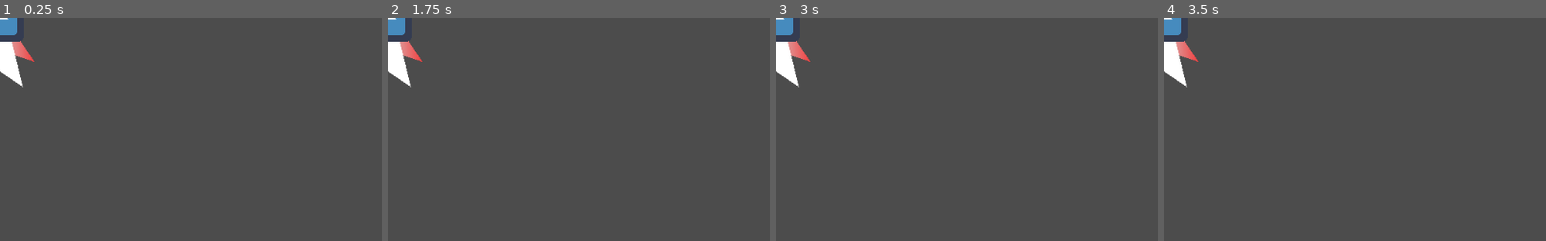
Above: before the commit, frames 1-4 (left to right).
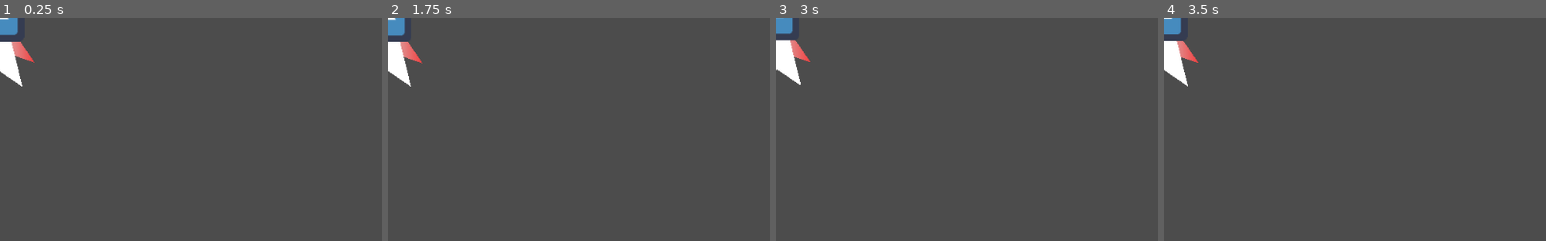
Above: after the commit, the same moments.

Repository: idoleat/Pie-De-Way
Game: Godot game, scene res://Scenes/BaseCharacter.tscn
Same seed, same stepped clock (60 frames per second), same inputs: the game is played once before the commit and once after it. The project has no main scene, so this scene is started directly. The engine's default icon, where the game draws it, is replaced by a stand-in: a white triangle on a blue panel in a dark square.
Inputs:
- Up to frame 1 (0.25 s): no input
- Up to frame 2 (1.75 s): tap Enter at 0.5 s; tap Space at 1.25 s
- Up to frame 3 (3 s): tap Enter at 2.75 s
- Up to frame 4 (3.5 s): no input
The pictures show only the part of the screen within x 0-50%, y 0-50%; the shares and areas given below are measured in that part.

The runs differ from the first frame. In frame 1, 0.1% of the frame differs, in the area x 0-9%, y 0-32%; in frame 2, 0.2%; in frame 3, 0.4%; in frame 4, 0.3%.

Commit message:
Create idle animation for base character

Diff:
--- a/Scenes/BaseCharacter.tscn
+++ b/Scenes/BaseCharacter.tscn
@@ -1,27 +1,113 @@
-[gd_scene load_steps=2 format=2]
+[gd_scene load_steps=6 format=2]
 
 [ext_resource path="res://Assets/icon.png" type="Texture" id=1]
 
+[sub_resource type="Animation" id=1]
+resource_name = "idle"
+length = 4.0
+loop = true
+tracks/0/type = "value"
+tracks/0/path = NodePath(".:position")
+tracks/0/interp = 1
+tracks/0/loop_wrap = true
+tracks/0/imported = false
+tracks/0/enabled = true
+tracks/0/keys = {
+"times": PoolRealArray( 0, 1, 2, 3 ),
+"transitions": PoolRealArray( 1, 1, 1, 1 ),
+"update": 0,
+"values": [ Vector2( -0.368605, -18.1045 ), Vector2( -2.35286, -18.7659 ), Vector2( 0.623522, -18.4352 ), Vector2( 2.60777, -19.758 ) ]
+}
+
+[sub_resource type="Animation" id=3]
+resource_name = "idle"
+length = 2.0
+loop = true
+tracks/0/type = "value"
+tracks/0/path = NodePath(".:position")
+tracks/0/interp = 1
+tracks/0/loop_wrap = true
+tracks/0/imported = false
+tracks/0/enabled = true
+tracks/0/keys = {
+"times": PoolRealArray( 0, 1 ),
+"transitions": PoolRealArray( 1, 1 ),
+"update": 0,
+"values": [ Vector2( 0, 0 ), Vector2( 0, -3 ) ]
+}
+
+[sub_resource type="Animation" id=4]
+resource_name = "idle"
+length = 2.0
+loop = true
+tracks/0/type = "value"
+tracks/0/path = NodePath(".:position")
+tracks/0/interp = 1
+tracks/0/loop_wrap = true
+tracks/0/imported = false
+tracks/0/enabled = true
+tracks/0/keys = {
+"times": PoolRealArray( 0.7, 1.7 ),
+"transitions": PoolRealArray( 1, 1 ),
+"update": 0,
+"values": [ Vector2( 68.75, 0.833328 ), Vector2( 68.75, 2.83333 ) ]
+}
+
+[sub_resource type="Animation" id=2]
+resource_name = "idle"
+length = 4.0
+loop = true
+tracks/0/type = "value"
+tracks/0/path = NodePath(".:position")
+tracks/0/interp = 1
+tracks/0/loop_wrap = true
+tracks/0/imported = false
+tracks/0/enabled = true
+tracks/0/keys = {
+"times": PoolRealArray( 0, 1, 2, 3 ),
+"transitions": PoolRealArray( 1, 1, 1, 1 ),
+"update": 0,
+"values": [ Vector2( 0, 0 ), Vector2( 2.31496, -1.32284 ), Vector2( -1.5433, 1.04724 ), Vector2( -0.771652, -1.87401 ) ]
+}
+
 [node name="Node2D" type="Node2D"]
 
-[node name="Head" type="Sprite" parent="."]
-texture = ExtResource( 1 )
-
 [node name="Body" type="Polygon2D" parent="."]
-position = Vector2( -0.368605, -18.1045 )
+position = Vector2( 1.95718, -19.3243 )
 scale = Vector2( 0.956522, 1 )
 z_index = -1
 polygon = PoolVector2Array( -31.1133, 108.981, -1.05654, 88.9811, 32.4851, 111.064, 13.3185, 36.0644, -12.3823, 39.8144 )
 
+[node name="AnimationPlayer" type="AnimationPlayer" parent="Body"]
+autoplay = "idle"
+anims/idle = SubResource( 1 )
+
 [node name="LeftHand" type="Polygon2D" parent="."]
+position = Vector2( 0, -0.544334 )
 z_index = -2
 color = Color( 0.878431, 0.588235, 0.588235, 1 )
 polygon = PoolVector2Array( -9.71252, 12.9599, -41.7959, 57.1266, -8.46252, 40.8766 )
 vertex_colors = PoolColorArray( 0.878431, 0.588235, 0.588235, 1, 0.909804, 0.254902, 0.254902, 1, 0.878431, 0.588235, 0.588235, 1 )
 
+[node name="AnimationPlayer" type="AnimationPlayer" parent="LeftHand"]
+autoplay = "idle"
+anims/idle = SubResource( 3 )
+
 [node name="RightHand" type="Polygon2D" parent="."]
-position = Vector2( 68.75, 0.833328 )
+position = Vector2( 68.75, 2.14564 )
 z_index = -2
 color = Color( 0.878431, 0.588235, 0.588235, 1 )
 polygon = PoolVector2Array( -55.1292, 10.4599, -53.4625, 47.5432, -22.2125, 58.3766 )
 vertex_colors = PoolColorArray( 0.878431, 0.588235, 0.588235, 1, 0.878431, 0.588235, 0.588235, 1, 0.945098, 0.247059, 0.247059, 1 )
+
+[node name="AnimationPlayer" type="AnimationPlayer" parent="RightHand"]
+autoplay = "idle"
+anims/idle = SubResource( 4 )
+
+[node name="Head" type="Sprite" parent="."]
+position = Vector2( 2.23489, -1.27365 )
+texture = ExtResource( 1 )
+
+[node name="AnimationPlayer" type="AnimationPlayer" parent="Head"]
+autoplay = "idle"
+anims/idle = SubResource( 2 )
